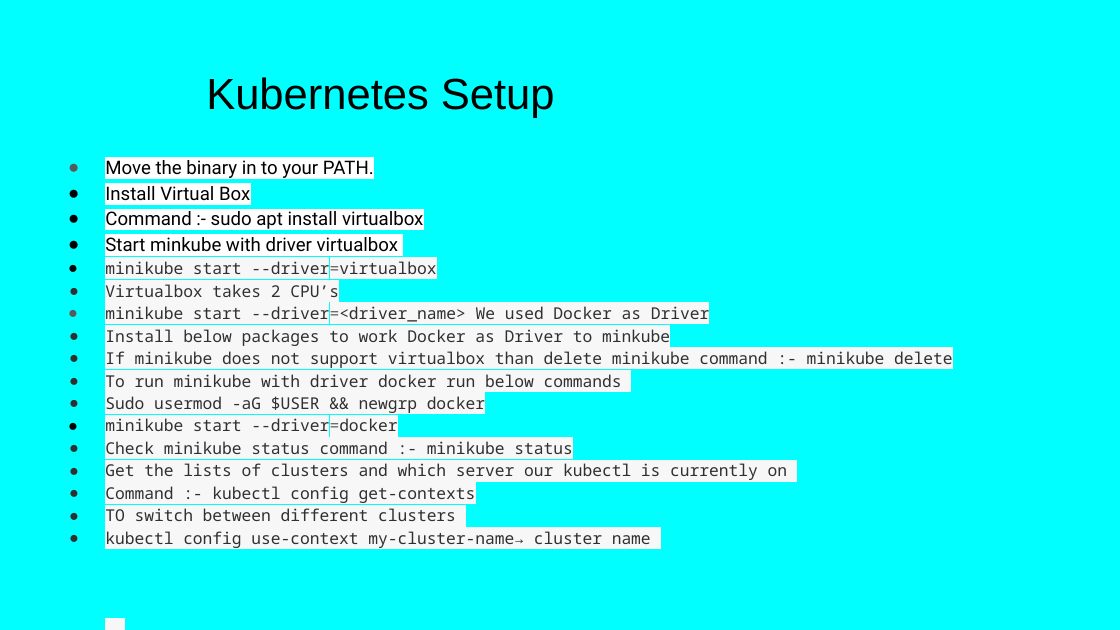
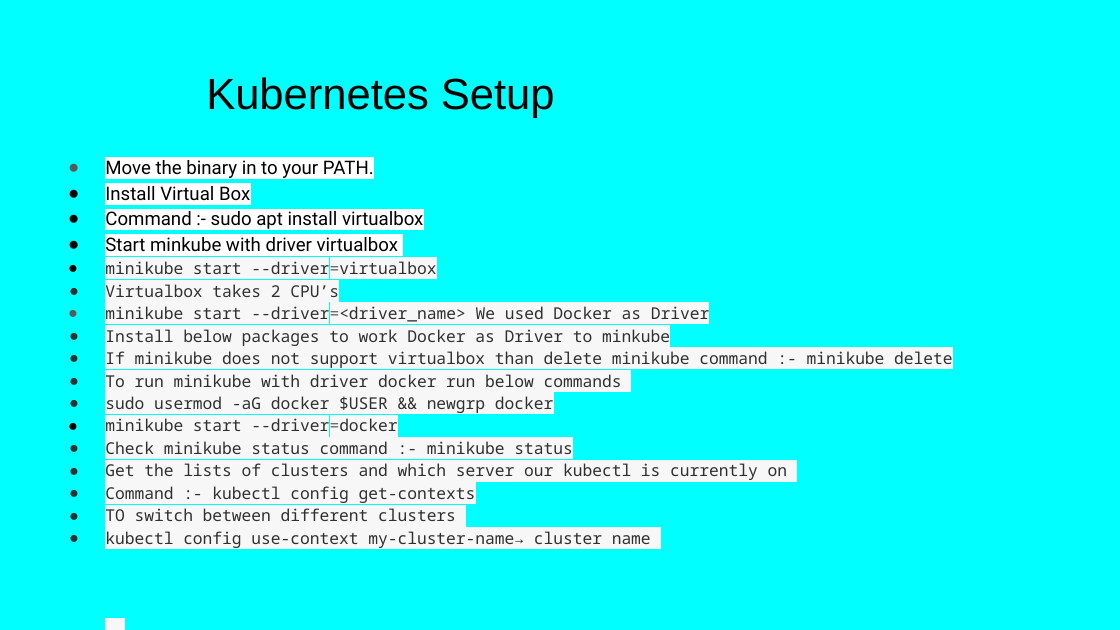
Before and after one commit to Balaji504/DevOpsProject, a slide deck: slide 9 of docs/Kubernetes.pptx. Drawn at 1120x630 pixels with LibreOffice and Linux fonts; fonts in the diff are those of the drawing. Boxes give left, top, right and bottom in pixels: in the first picture for what was removed or moved away, otherwise in the second. Text is boxed around its words. In the diff, an @@ line names an element or a change of style, - is before the commit and + after.

Commit message:
Kubernetes and Docker PPT Updated
Kubernetes and Docker PPT Updated

```diff
--- a/docs/Kubernetes.pptx
+++ b/docs/Kubernetes.pptx
@@ text at (x1=105, y1=396, x2=553, y2=413): text changed @@
-● Sudo usermod -aG $USER && newgrp docker
+● sudo usermod -aG docker $USER && newgrp docker
```
Also in this commit, not shown: 1 other slide changed, 3 other files.
